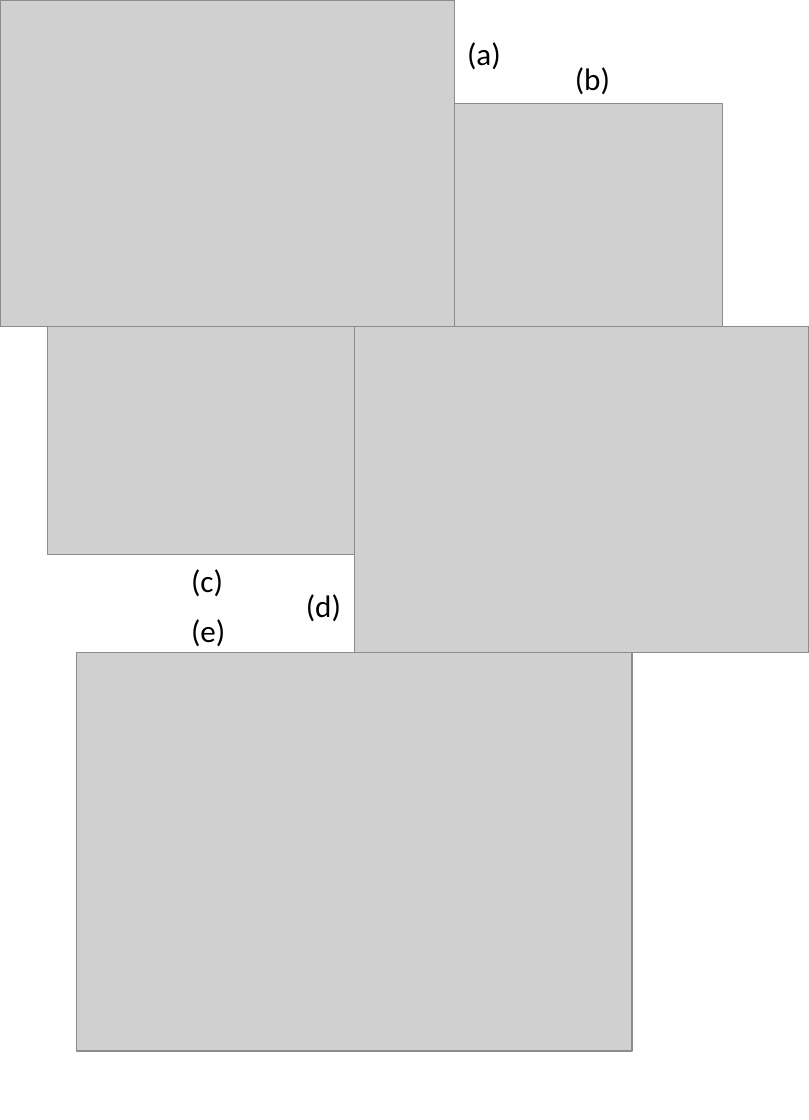
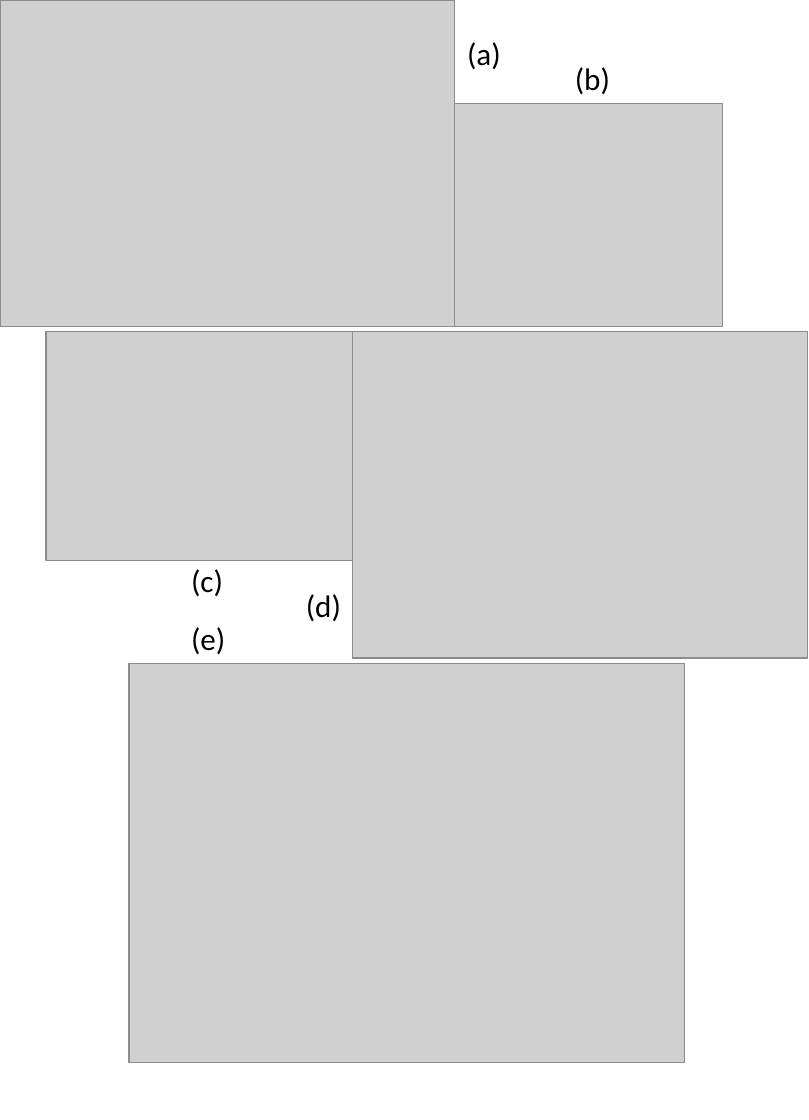
Before and after one commit to raodj/peace, a slide deck: slide 1 of papers/NAR_web_server_2009/screen.d/screen.pptx. Drawn at 809x1120 pixels with LibreOffice and Linux fonts; fonts in the diff are those of the drawing; grey boxes stand for pictures. Boxes give left, top, right and bottom in pixels: in the first picture for what was removed or moved away, otherwise in the second. Text is boxed around its words. In the diff, an @@ line names an element or a change of style, - is before the commit and + after.

```diff
--- a/papers/NAR_web_server_2009/screen.d/screen.pptx
+++ b/papers/NAR_web_server_2009/screen.d/screen.pptx
@@ picture: place and size @@
-picture at bbox=[47, 326, 353, 555]
+picture at bbox=[46, 332, 352, 561]
@@ picture: place and size @@
-picture at bbox=[355, 326, 809, 652]
+picture at bbox=[352, 332, 807, 658]
@@ text "(e)": place and size @@
-text "(e)" at bbox=[191, 619, 225, 646]
+text "(e)" at bbox=[191, 627, 225, 654]
@@ picture: place and size @@
-picture at bbox=[76, 652, 631, 1050]
+picture at bbox=[129, 663, 685, 1062]
```
Also in this commit, not shown: 4 other files.
